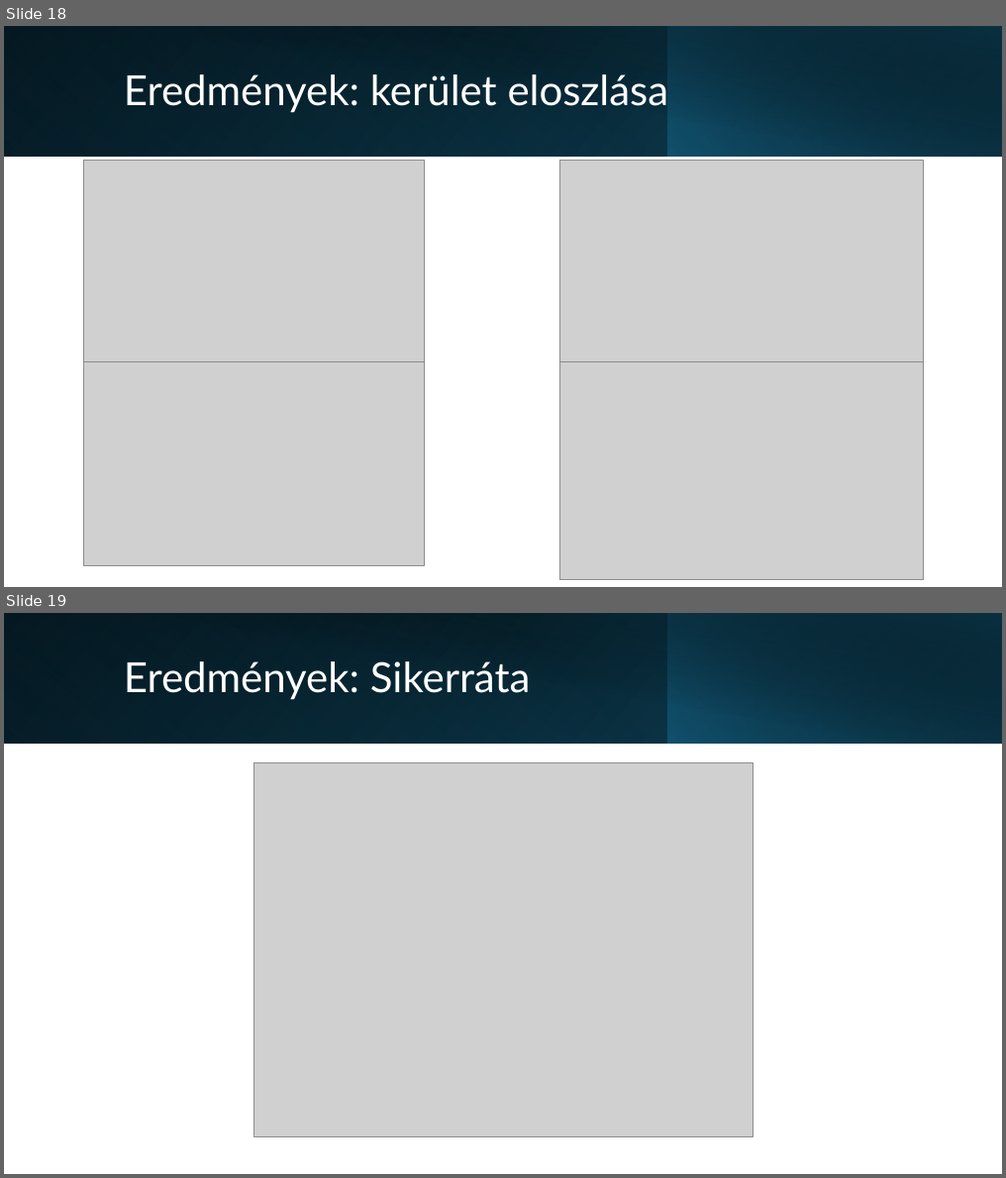
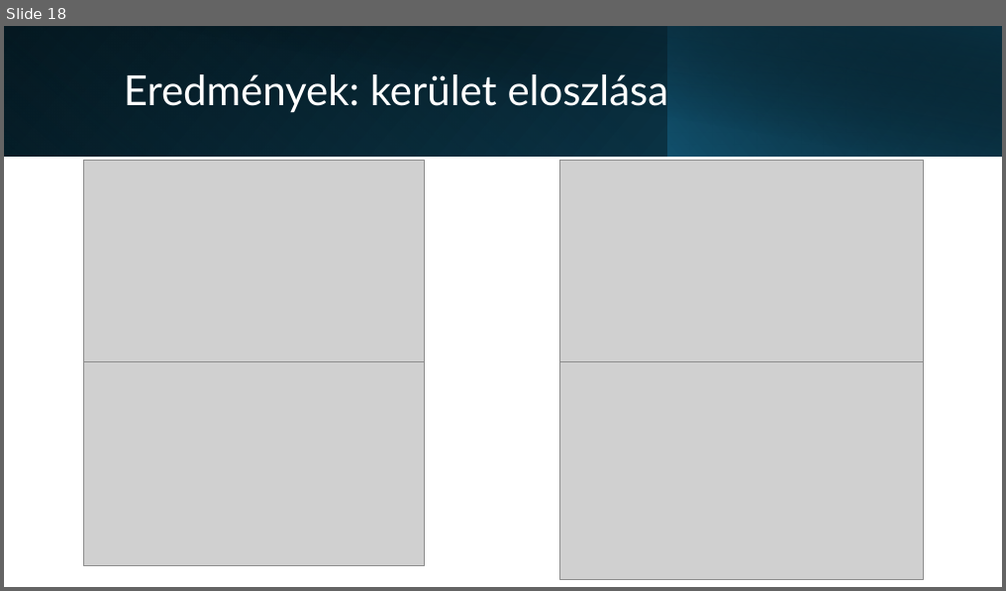
Before and after one commit to xlykoi/Szamitogepes-halozatok, a slide deck: Short_presentation.pptx. Shown one above the other, each under a label of ours: slides 18 and 19 before the commit, slide 18 after it. The pictures are 1006x1178 and 1006x591 pixels, drawn with LibreOffice and Linux fonts; fonts in the diff are those of the drawing; grey boxes stand for pictures. Boxes give left, top, right and bottom in pixels: in the first picture for what was removed or moved away, otherwise in the second. Text is boxed around its words. In the diff, an @@ line names an element or a change of style, - is before the commit and + after.

Commit message:
modify presentation

```diff
--- a/Short_presentation.pptx
+++ b/Short_presentation.pptx
@@ slide 19 removed at [4, 613, 1002, 1174], background #FFFFFF @@
@@ rectangle removed at [4, 613, 1002, 744] @@
@@ rectangle removed at [4, 613, 668, 744] @@
@@ rectangle removed at [42, 613, 1002, 744] @@
@@ rectangle removed at [668, 613, 1002, 744] @@
@@ title removed at [124, 662, 531, 700] @@
-Eredmények: Sikerráta
@@ picture removed at [253, 762, 752, 1137] @@
```
Also in this commit, not shown: 2 slides changed.
